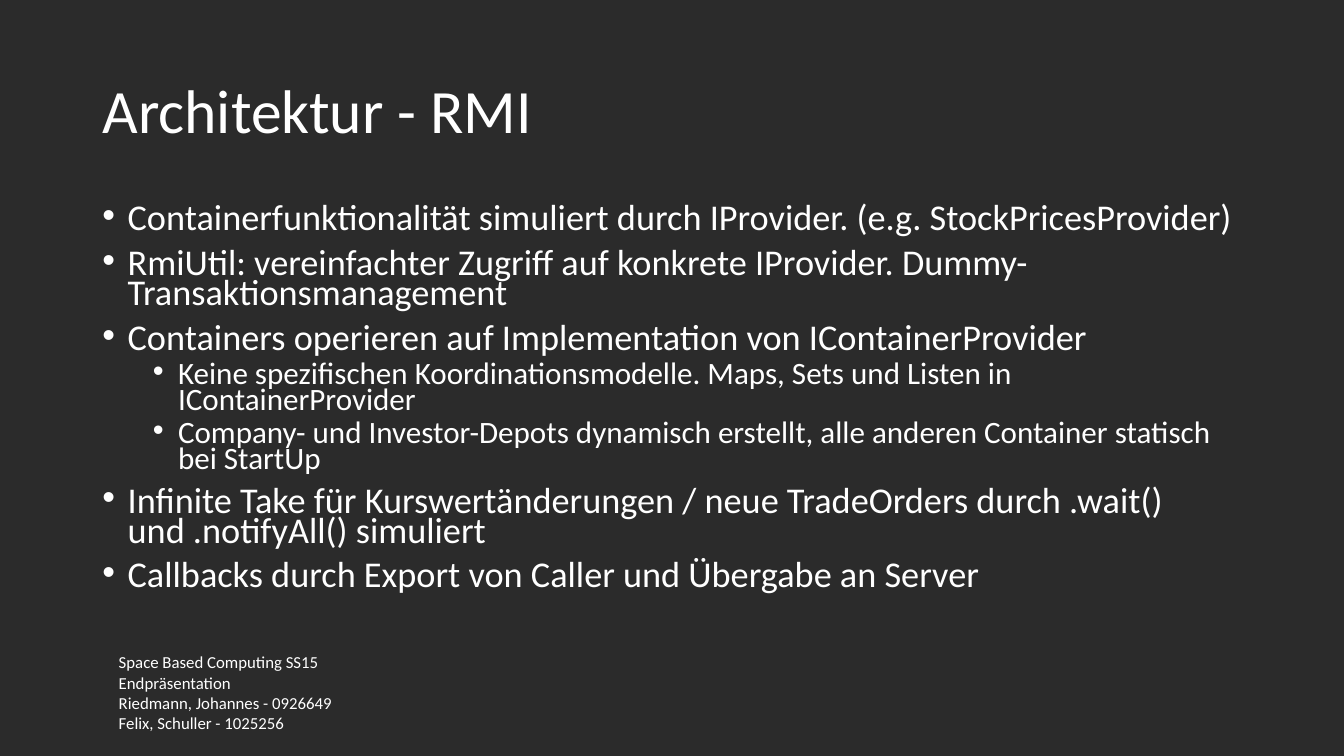
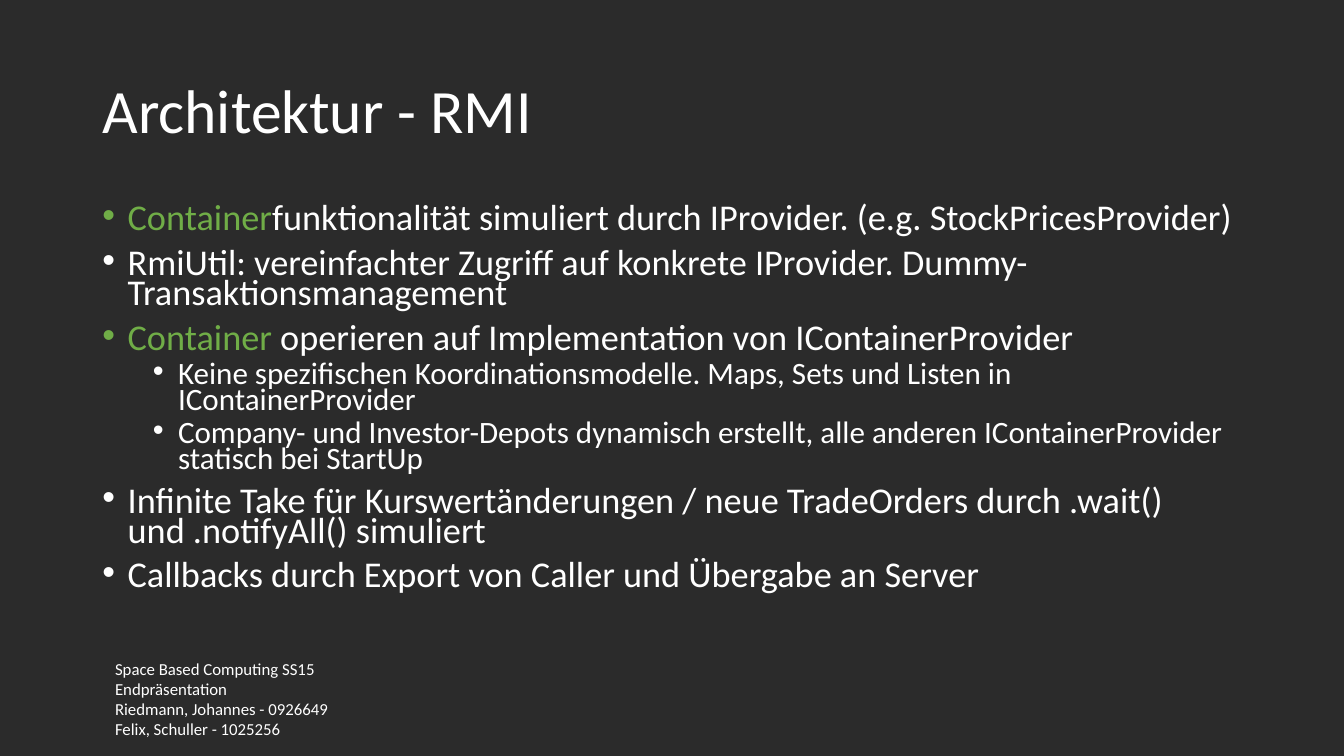
Before and after one commit to fexman/SpaceBasedSS15GsiLuetNit, a slide deck: slide 6 of presentation/presentation.pptx. Drawn at 1344x756 pixels with LibreOffice and Linux fonts; fonts in the diff are those of the drawing; background and template pictures are left out; a plain dark background stands for a picture behind light text. Boxes give left, top, right and bottom in pixels: in the first picture for what was removed or moved away, otherwise in the second. Text is boxed around its words. In the diff, an @@ line names an element or a change of style, - is before the commit and + after.

```diff
--- a/presentation/presentation.pptx
+++ b/presentation/presentation.pptx
@@ text at <box>128,203,1232,237</box>: text colour #FFFFFF to #70AD47 in "Containerfunktionalität" @@
@@ text at <box>128,325,1073,356</box>: text changed @@
-• Containers operieren auf Implementation von IContainerProvider
+• Container operieren auf Implementation von IContainerProvider
@@ text at <box>178,421,1222,474</box>: text changed @@
-  • Company- und Investor-Depots dynamisch erstellt, alle anderen Container statisch bei StartUp
+  • Company- und Investor-Depots dynamisch erstellt, alle anderen IContainerProvider statisch bei StartUp
@@ text "Space Based Computing SS15": place and size @@
-text "Space Based Computing SS15" at <box>119,656,332,731</box>
+text "Space Based Computing SS15" at <box>115,663,328,737</box>
```
Also in this commit, not shown: 11 other slides changed.
